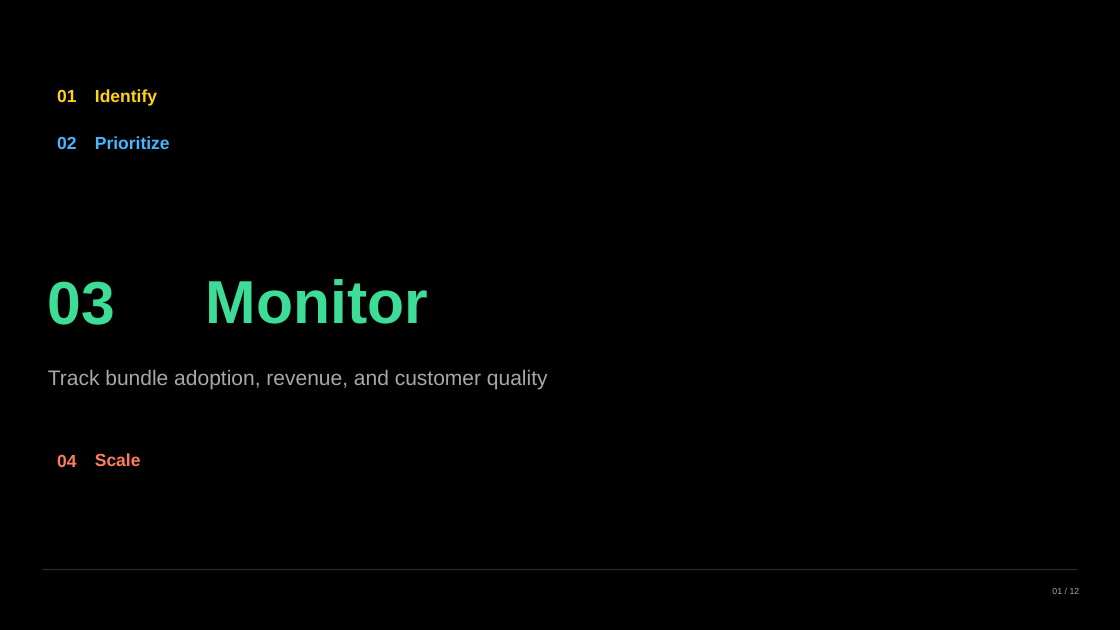
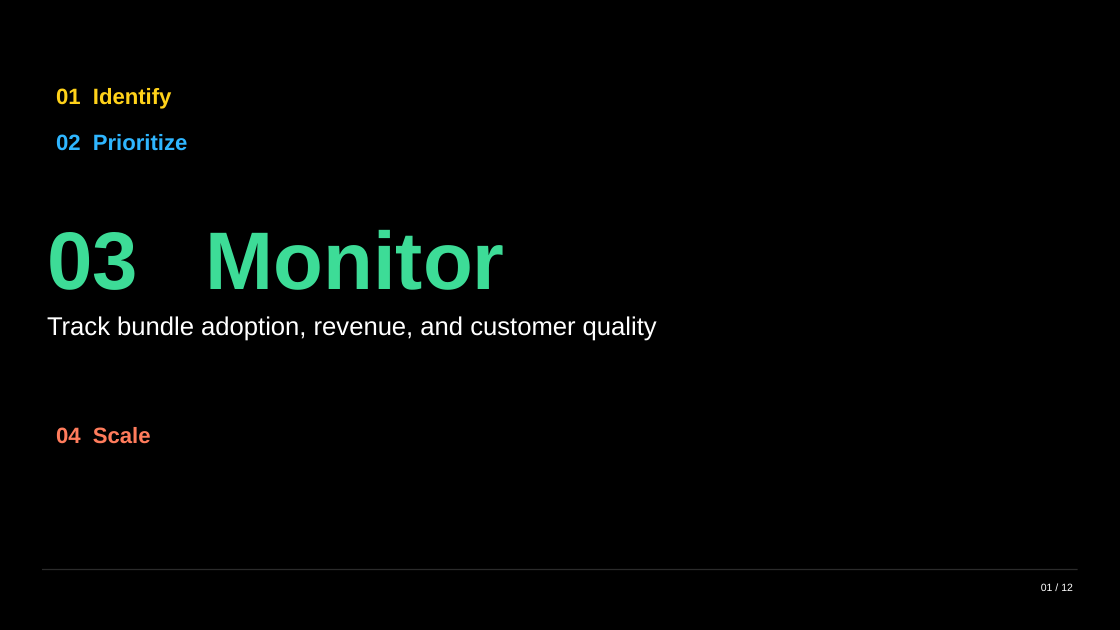
Before and after one commit to omer-t/marktplaats-assignment, a slide deck: slide 1 of deliverables/smb_bundles/smb_bundles_3_monitor.pptx. Drawn at 1120x630 pixels with LibreOffice and Linux fonts; fonts in the diff are those of the drawing. Boxes give left, top, right and bottom in pixels: in the first picture for what was removed or moved away, otherwise in the second. Text is boxed around its words. In the diff, an @@ line names an element or a change of style, - is before the commit and + after.

```diff
--- a/deliverables/smb_bundles/smb_bundles_3_monitor.pptx
+++ b/deliverables/smb_bundles/smb_bundles_3_monitor.pptx
@@ text at bbox=[56, 88, 172, 109]: text changed; size 15 to 19 pt @@
-01
+01 Identify
@@ text removed at bbox=[95, 89, 157, 106] @@
-Identify
@@ text at bbox=[56, 134, 188, 151]: text changed; size 15 to 19 pt; text colour #45B6FF to #2FB6FF @@
-02
+02 Prioritize
@@ text removed at bbox=[95, 136, 170, 149] @@
-Prioritize
@@ vertical alignment middle to top in 4 elements at bbox=[56, 134, 188, 151], bbox=[56, 88, 172, 109], bbox=[56, 427, 151, 444], bbox=[47, 230, 505, 290] @@
@@ text at bbox=[47, 230, 505, 290]: text changed; size 52 to 70 pt @@
-03
+03 Monitor
@@ text removed at bbox=[206, 279, 428, 324] @@
-Monitor
@@ text "Track bundle adoption, revenue, and ...": place and size @@
-text "Track bundle adoption, revenue, and ..." at bbox=[48, 370, 548, 390]
+text "Track bundle adoption, revenue, and ..." at bbox=[47, 316, 657, 341]
@@ text "Track bundle adoption, revenue, and ..." at bbox=[47, 316, 657, 341]: size 18 to 22 pt, text colour #A8A8A8 to #FFFFFF; vertical alignment middle to top @@
@@ text at bbox=[56, 427, 151, 444]: text changed; size 15 to 19 pt @@
-04
+04 Scale
@@ text removed at bbox=[95, 453, 141, 467] @@
-Scale
@@ text "01 / 12": place and size @@
-text "01 / 12" at bbox=[1052, 588, 1080, 594]
+text "01 / 12" at bbox=[1041, 583, 1073, 591]
@@ text "01 / 12" at bbox=[1041, 583, 1073, 591]: size 7.5 to 9 pt, text colour #A8A8A8 to #FFFFFF; vertical alignment middle to top @@
```
Also in this commit, not shown: 1 other slide changed, 14 slides added, 10 slides removed, 12 other files.
